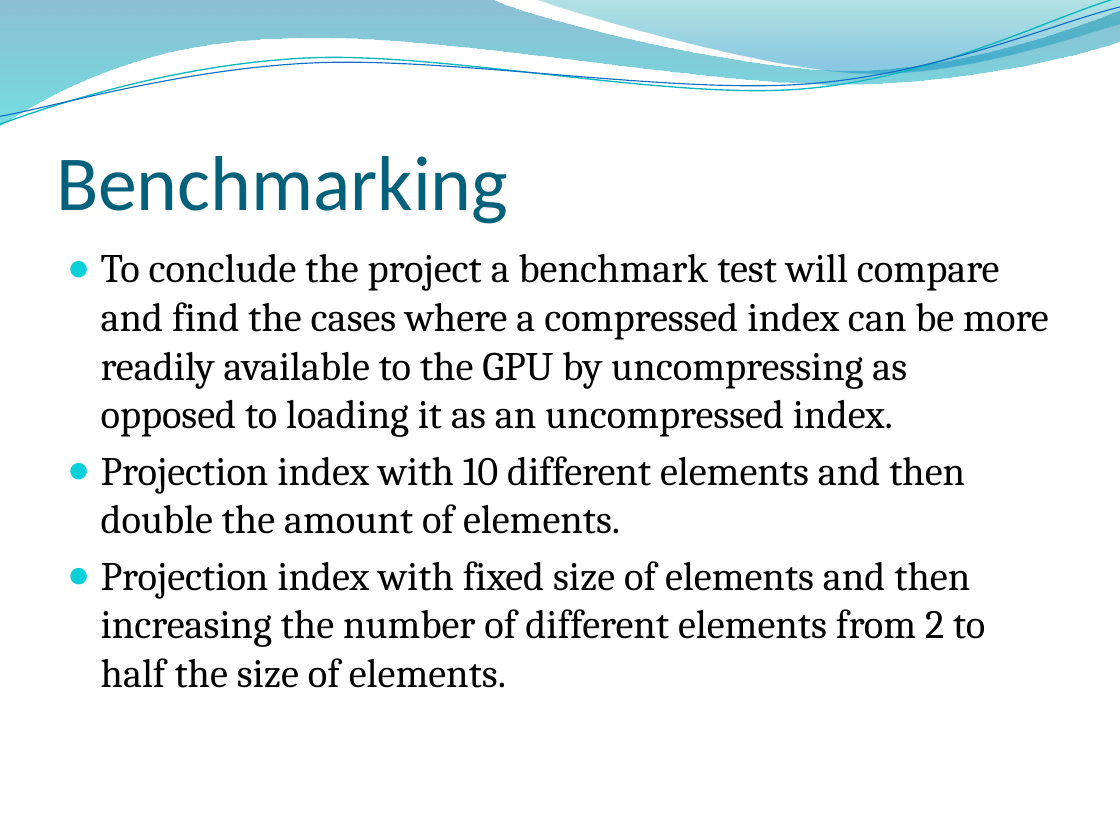
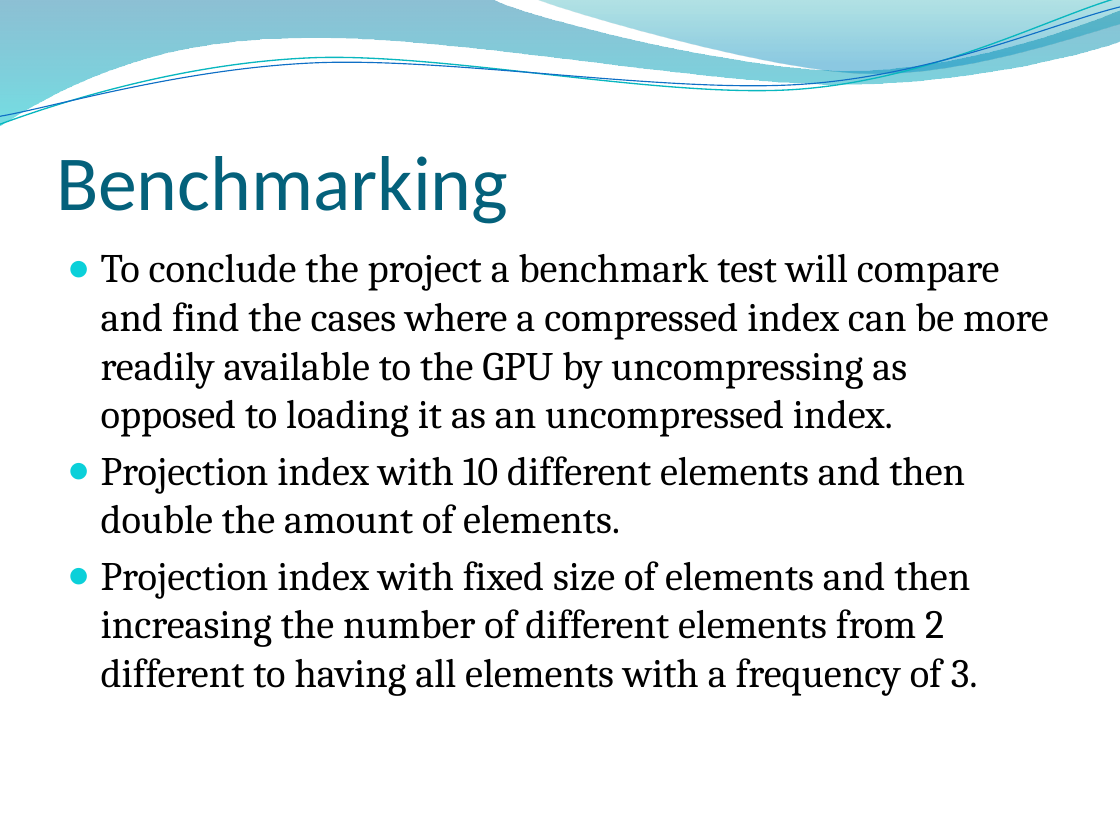
Before and after one commit to edvelezg/unb-pdp2, a slide deck: slide 19 of Project/InterimPresentation.pptx. Drawn at 1120x840 pixels with LibreOffice and Linux fonts; fonts in the diff are those of the drawing; background and template pictures are left out. Boxes give left, top, right and bottom in pixels: in the first picture for what was removed or moved away, otherwise in the second. Text is boxed around its words. In the diff, an @@ line names an element or a change of style, - is before the commit and + after.

```diff
--- a/Project/InterimPresentation.pptx
+++ b/Project/InterimPresentation.pptx
@@ text at <box>101,561,978,696</box>: text changed @@
-● Projection index with fixed size of elements and then increasing the number of different elements from 2 to half the size of elements.
+● Projection index with fixed size of elements and then increasing the number of different elements from 2 different to having all elements with a frequency of 3.
```
Also in this commit, not shown: 2 other files.
